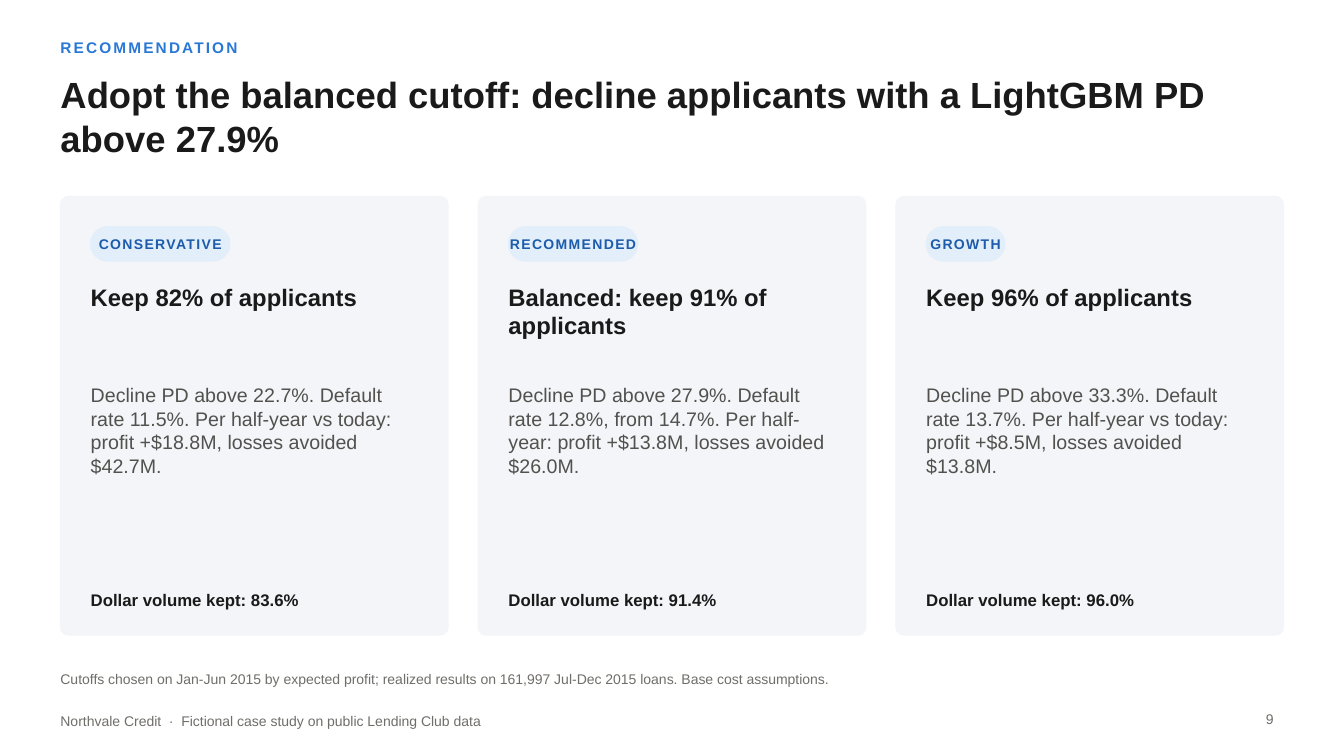
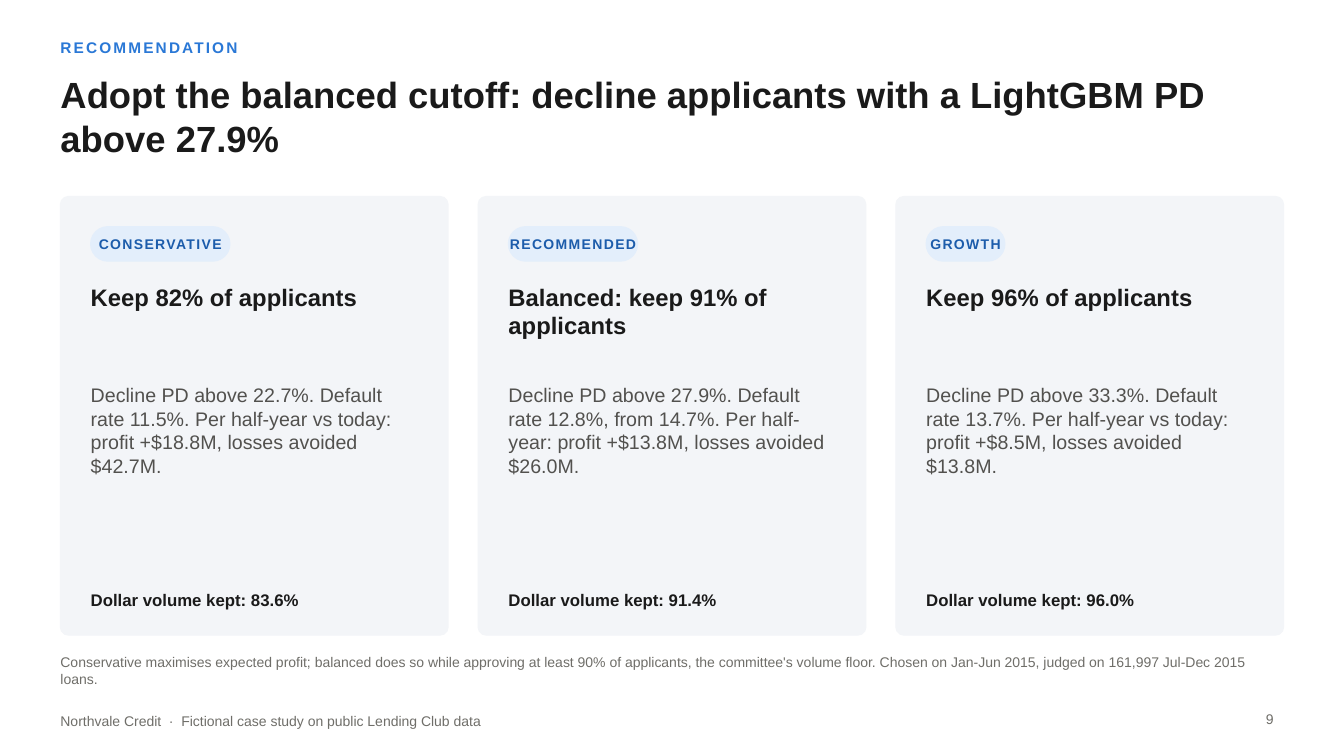
Before and after one commit to ali-chamas/northvale-credit-risk-policy, a slide deck: slide 9 of deck/Northvale_case_study.pptx. Drawn at 1344x756 pixels with LibreOffice and Linux fonts; fonts in the diff are those of the drawing. Boxes give left, top, right and bottom in pixels: in the first picture for what was removed or moved away, otherwise in the second. Text is boxed around its words. In the diff, an @@ line names an element or a change of style, - is before the commit and + after.

```diff
--- a/deck/Northvale_case_study.pptx
+++ b/deck/Northvale_case_study.pptx
@@ text at box(60, 657, 1245, 684): text changed @@
-Cutoffs chosen on Jan-Jun 2015 by expected profit; realized results on 161,997 Jul-Dec 2015 loans. Base cost assumptions.
+Conservative maximises expected profit; balanced does so while approving at least 90% of applicants, the committee's volume floor. Chosen on Jan-Jun 2015, judged on 161,997 Jul-Dec 2015 loans.
```
Also in this commit, not shown: 3 other files.
